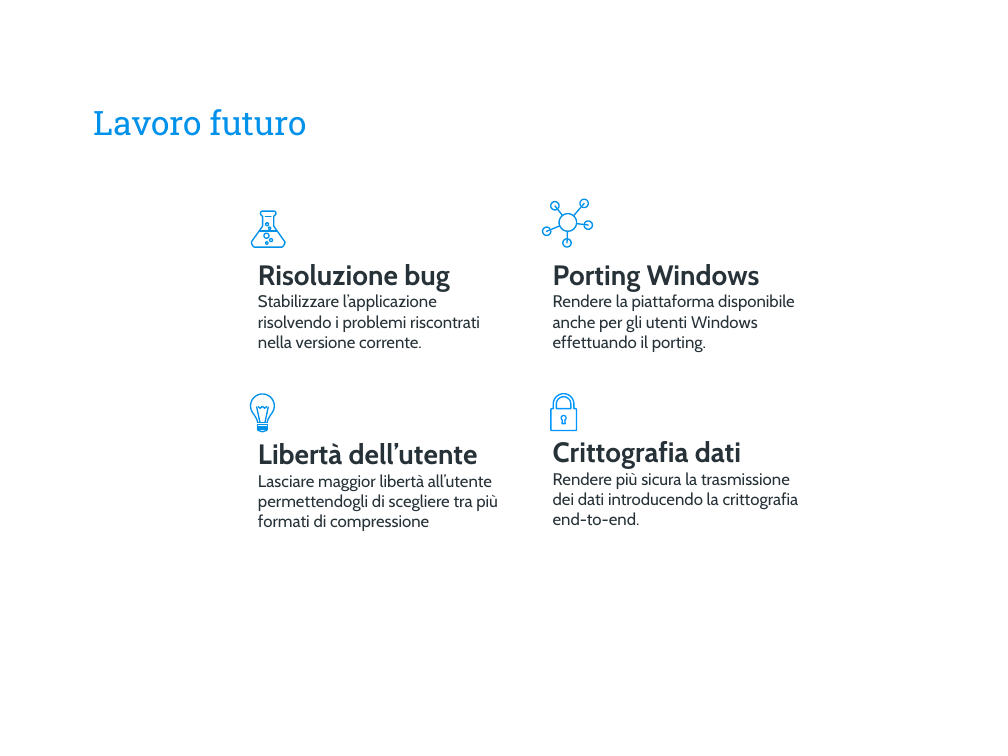
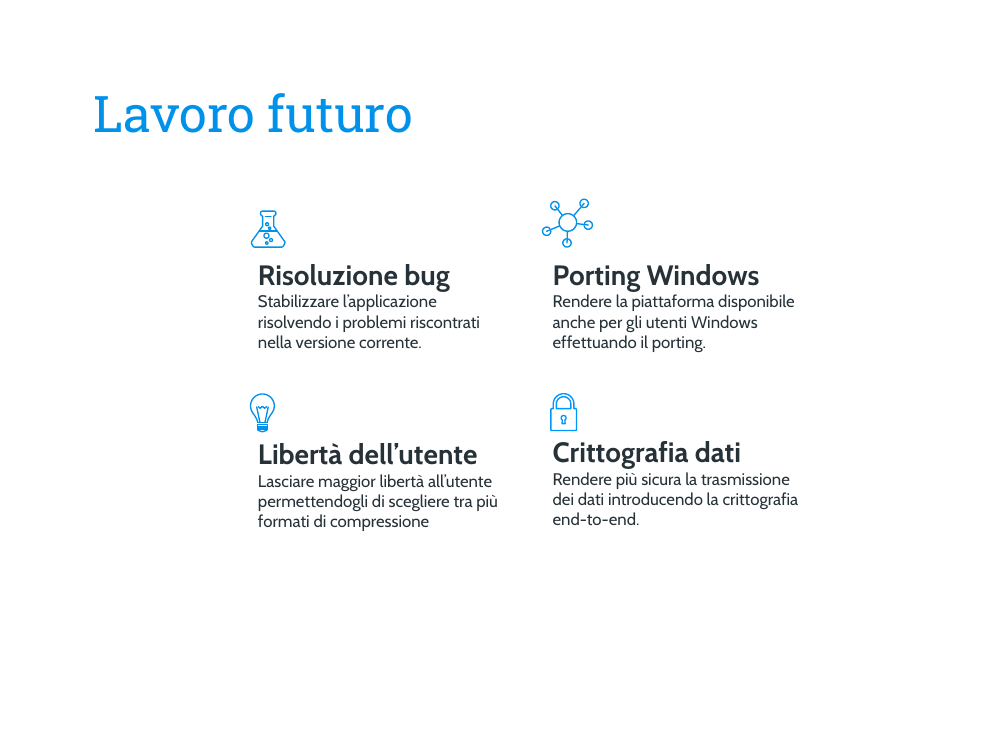
Before and after one commit to davidetalon/link, a slide deck: slide 26 of Presentation slides/Presentazione.pptx (slide 24 before the commit). Drawn at 1008x756 pixels with LibreOffice and Linux fonts; fonts in the diff are those of the drawing; background and template pictures are left out. Boxes give left, top, right and bottom in pixels: in the first picture for what was removed or moved away, otherwise in the second. Text is boxed around its words. In the diff, an @@ line names an element or a change of style, - is before the commit and + after.

```diff
--- a/Presentation slides/Presentazione.pptx
+++ b/Presentation slides/Presentazione.pptx
@@ title "Lavoro futuro" at [93, 93, 413, 133]: size 24 to 36 pt @@
```
Also in this commit, not shown: 11 other slides changed, 4 slides added, 7 slides removed.
